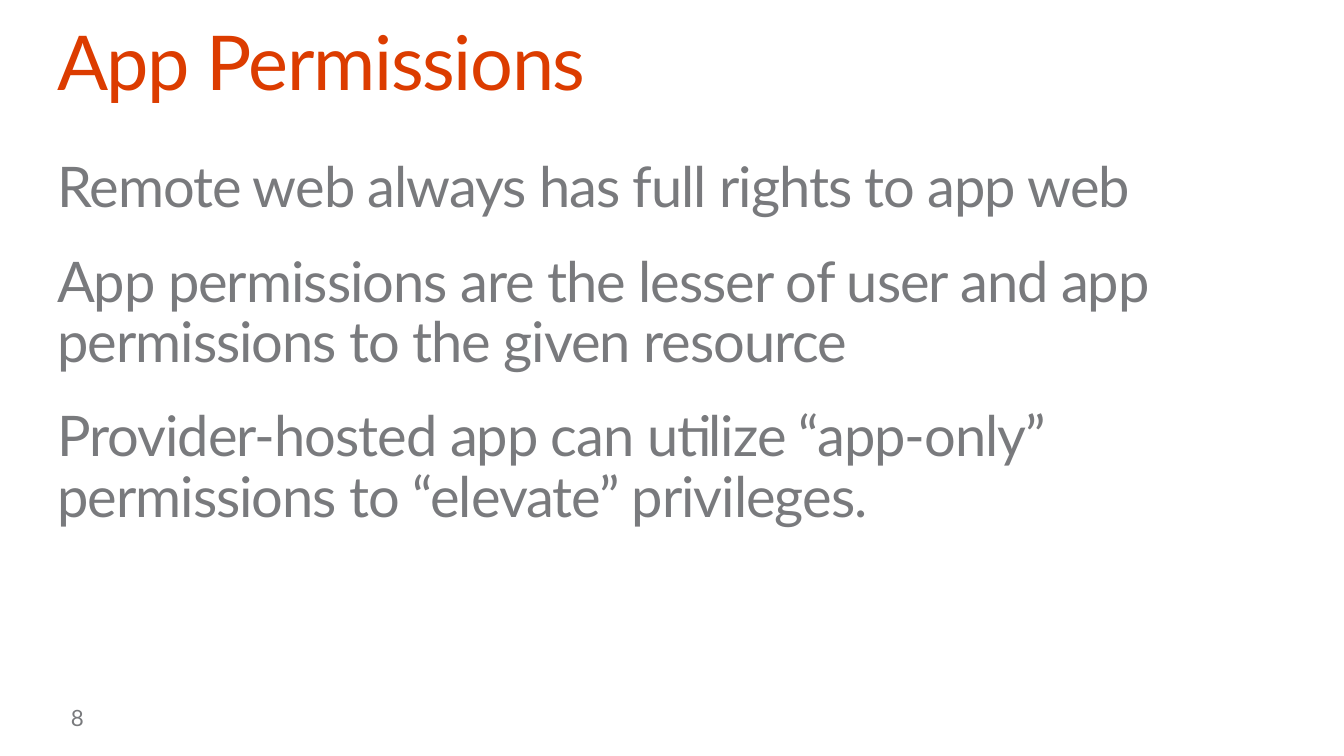
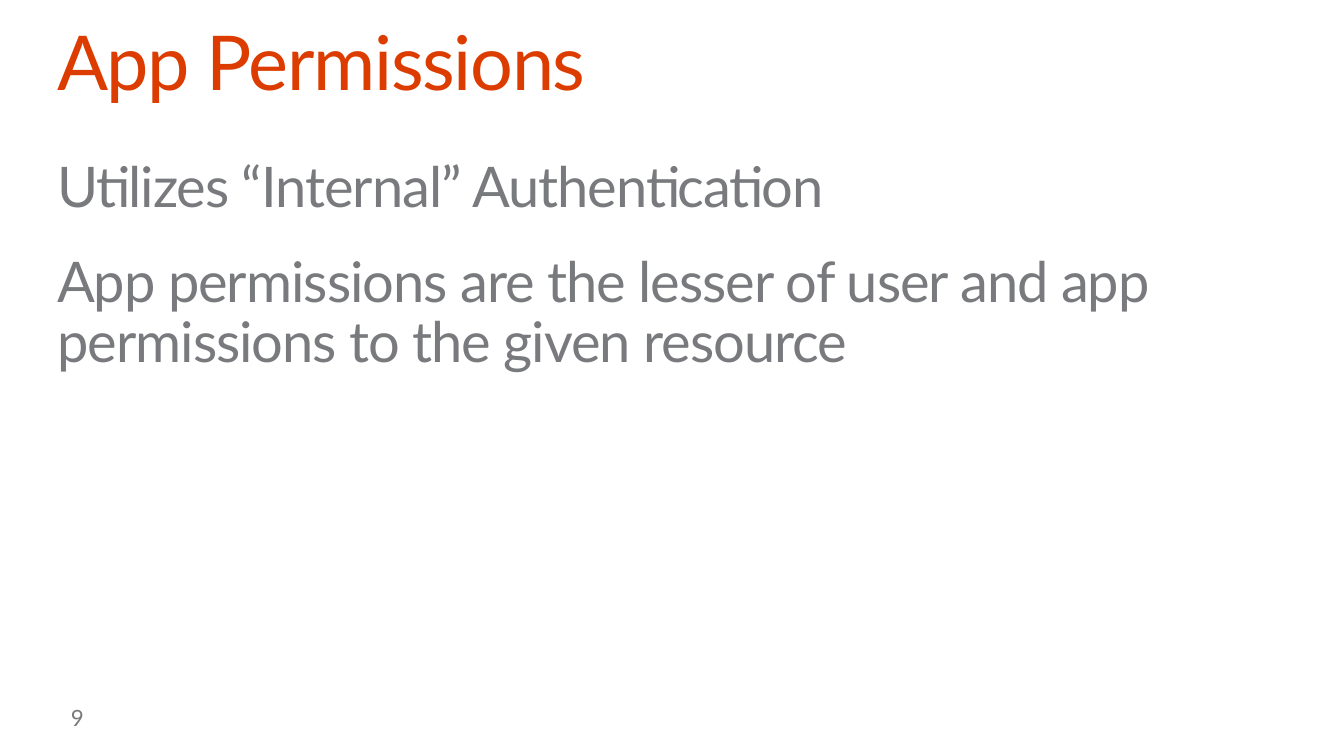
Before and after one commit to OfficeDev/TrainingContent, a slide deck: slide 9 of O3652-5 Deep Dive into SharePoint Hosted Apps/O3652-5 Deep Dive into SharePoint Hosted Apps.pptx (slide 8 before the commit). Drawn at 1344x756 pixels with LibreOffice and Linux fonts; fonts in the diff are those of the drawing; background and template pictures are left out. Boxes give left, top, right and bottom in pixels: in the first picture for what was removed or moved away, otherwise in the second. Text is boxed around its words. In the diff, an @@ line names an element or a change of style, - is before the commit and + after.

```diff
--- a/O3652-5 Deep Dive into SharePoint Hosted Apps/O3652-5 Deep Dive into SharePoint Hosted Apps.pptx
+++ b/O3652-5 Deep Dive into SharePoint Hosted Apps/O3652-5 Deep Dive into SharePoint Hosted Apps.pptx
@@ text at [57, 164, 823, 208]: text changed @@
-Remote web always has full rights to app web
+Utilizes “Internal” Authentication
@@ text at [57, 413, 1046, 527]: paragraph removed @@
-Provider-hosted app can utilize “app-only” permissions to “elevate” privileges.
@@ page number at [71, 710, 84, 726]: text changed @@
-8
+9
```
Also in this commit, not shown: 8 other slides changed, 5 slides added, 12 slides removed, 1 other file.
